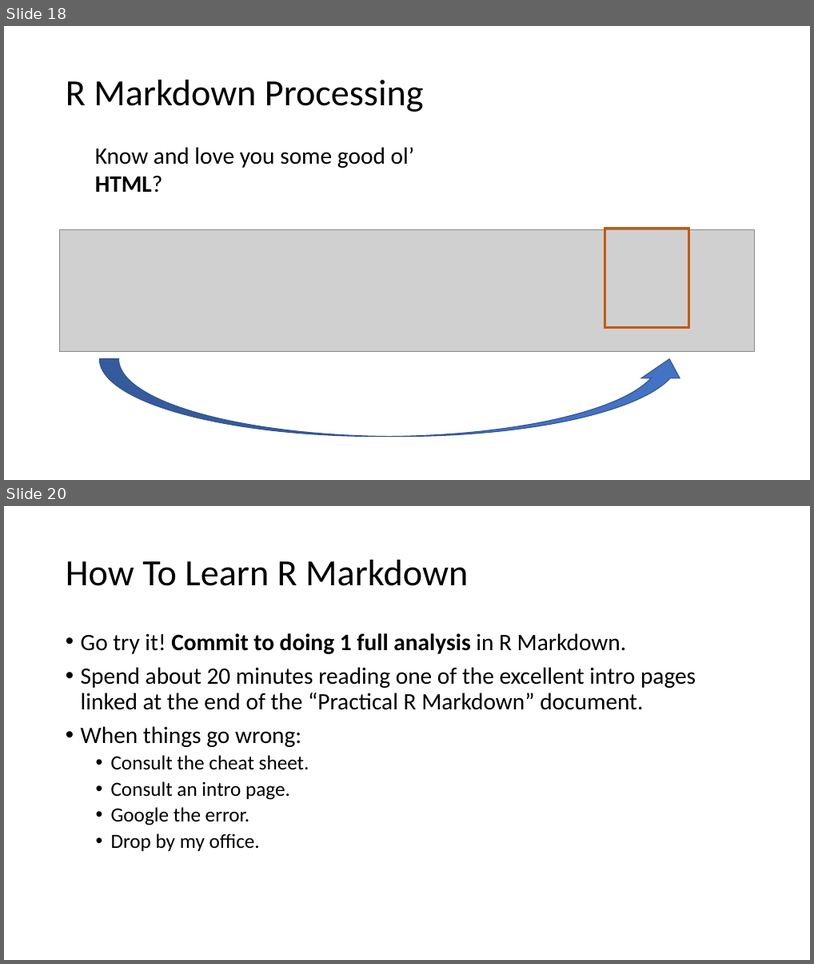
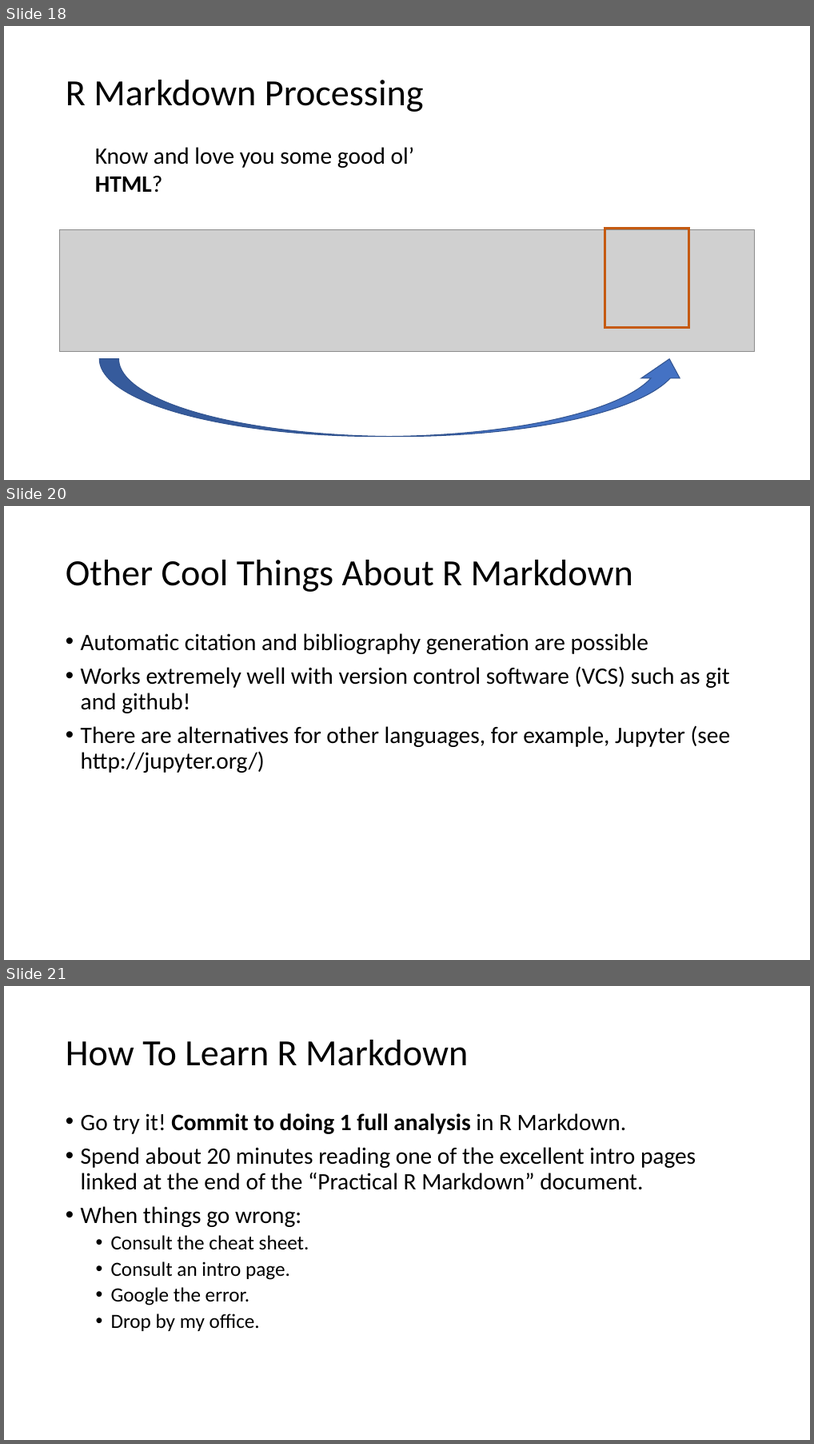
Before and after one commit to Cmell/BBMarkdownTalkSpring2018, a slide deck: MarkdownBBSp2018.pptx. Shown one above the other, each under a label of ours: slides 18 and 20 before the commit, slides 18, 20 and 21 after it; the slides between them are not shown. The pictures are 814x964 and 814x1444 pixels, drawn with LibreOffice and Linux fonts; fonts in the diff are those of the drawing; grey boxes stand for pictures. Boxes give left, top, right and bottom in pixels: in the first picture for what was removed or moved away, otherwise in the second. Text is boxed around its words. In the diff, an @@ line names an element or a change of style, - is before the commit and + after.

```diff
--- a/MarkdownBBSp2018.pptx
+++ b/MarkdownBBSp2018.pptx
@@ slide 20 added at (x1=4, y1=506, x2=810, y2=960), background #FFFFFF @@
@@ title added at (x1=66, y1=560, x2=634, y2=592), 44 pt, text #000000 @@
+Other Cool Things About R Markdown
@@ text added at (x1=81, y1=633, x2=731, y2=772), 28 pt, text #000000 @@
+• Automatic citation and bibliography generation are possible
+• Works extremely well with version control software (VCS) such as git and github!
+• There are alternatives for other languages, for example, Jupyter (see http://jupyter.org/)
@@ what was slide 20 is now slide 21 @@
```
Also in this commit, not shown: 1 slide changed.
